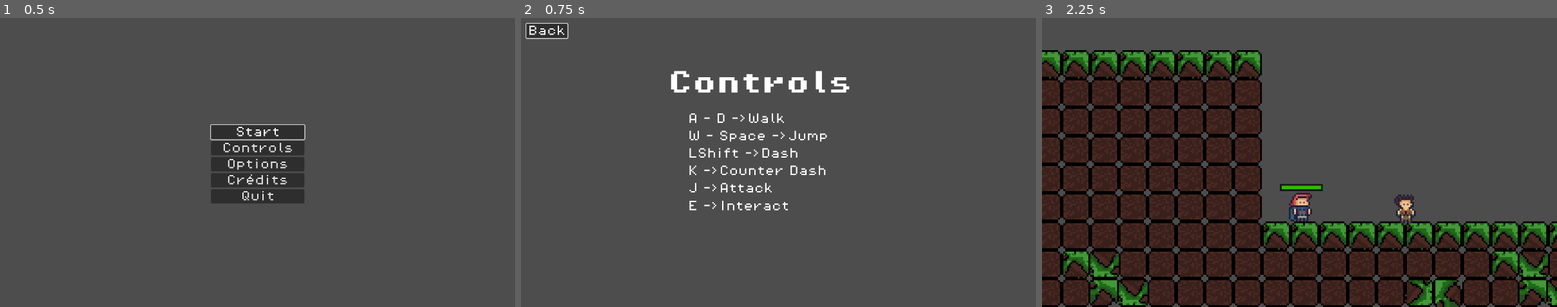
Above: before the commit, frames 1-3 (left to right).
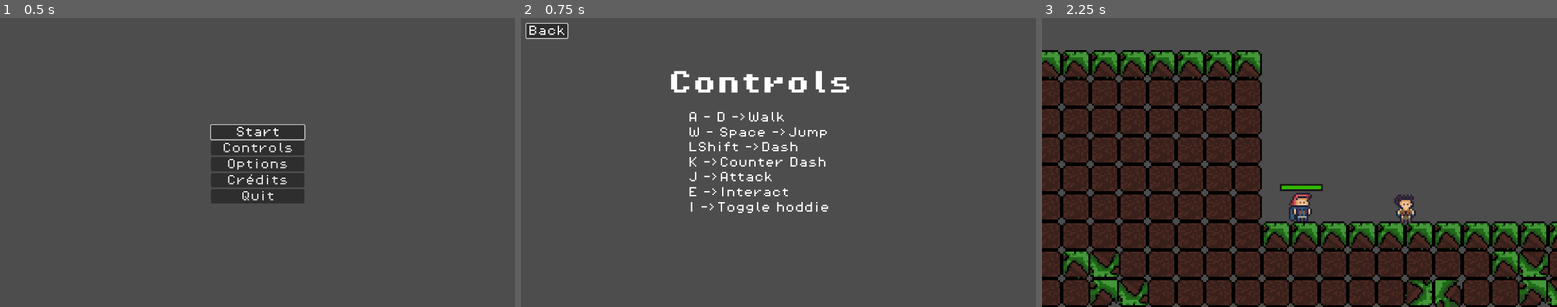
Above: after the commit, the same moments.

Repository: eoBattisti/agnosia
Game: Godot game, scene res://scenes/menu/main_menu.tscn
Two runs of this game, one before a commit and one after it. Both use one fixed random seed, a clock stepped at 60 frames per second and the inputs below.
Inputs:
- Up to frame 1 (0.5 s): no input
- Up to frame 2 (0.75 s): click "Controls" at 0.5 s
- Up to frame 3 (2.25 s): click "Back" at 1.25 s; click "Start" at 2 s

Frame 1 is identical in both runs. In frame 2, 2.2% of the frame differs, in the area x 32-60%, y 32-68%; in frame 3, nothing differs.

Commit message:
feat: add key description to controls menu

Diff:
--- a/assets/files/translations.csv
+++ b/assets/files/translations.csv
@@ -19,3 +19,4 @@
 UI_CREDITS_TITLE,Credits,Créditos
 UI_RESUME_BUTTON,Resume,Retomar
 UI_BACK_BUTTON,Back,Voltar
+UI_TOGGLE_HODDIE_DESCRIPTION,Toggle hoddie, Colocar/Tirar capuz
--- a/scenes/menu/controls_menu.tscn
+++ b/scenes/menu/controls_menu.tscn
@@ -134,6 +134,22 @@
 theme_override_font_sizes/font_size = 24
 text = "UI_INTERACT_DESCRIPTION"
 
+[node name="HBoxContainer7" type="HBoxContainer" parent="VBoxContainer"]
+layout_mode = 2
+size_flags_vertical = 3
+
+[node name="Controles" type="Label" parent="VBoxContainer/HBoxContainer7"]
+layout_mode = 2
+theme_override_fonts/font = ExtResource("1_0sf0v")
+theme_override_font_sizes/font_size = 24
+text = "I ->"
+
+[node name="Descrição" type="Label" parent="VBoxContainer/HBoxContainer7"]
+layout_mode = 2
+theme_override_fonts/font = ExtResource("1_0sf0v")
+theme_override_font_sizes/font_size = 24
+text = "UI_TOGGLE_HODDIE_DESCRIPTION"
+
 [node name="Title" type="Label" parent="."]
 layout_mode = 1
 anchors_preset = -1
Binary file changed: assets/files/translations.en.translation
Binary file changed: assets/files/translations.pt.translation
